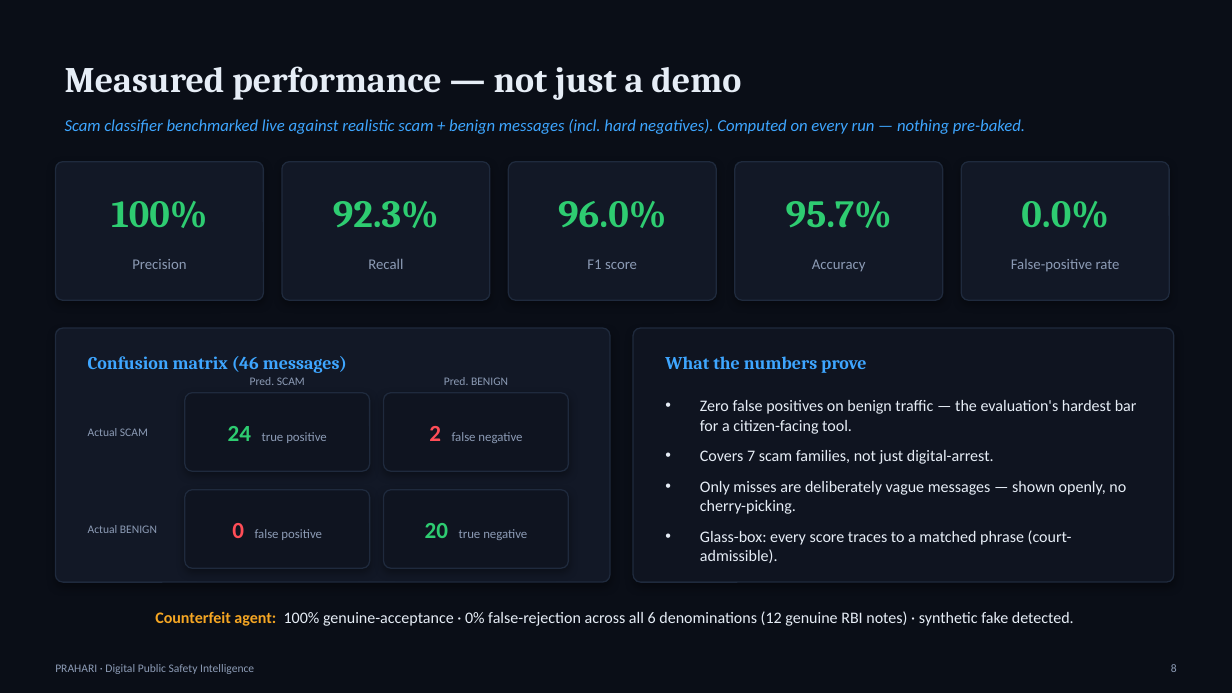
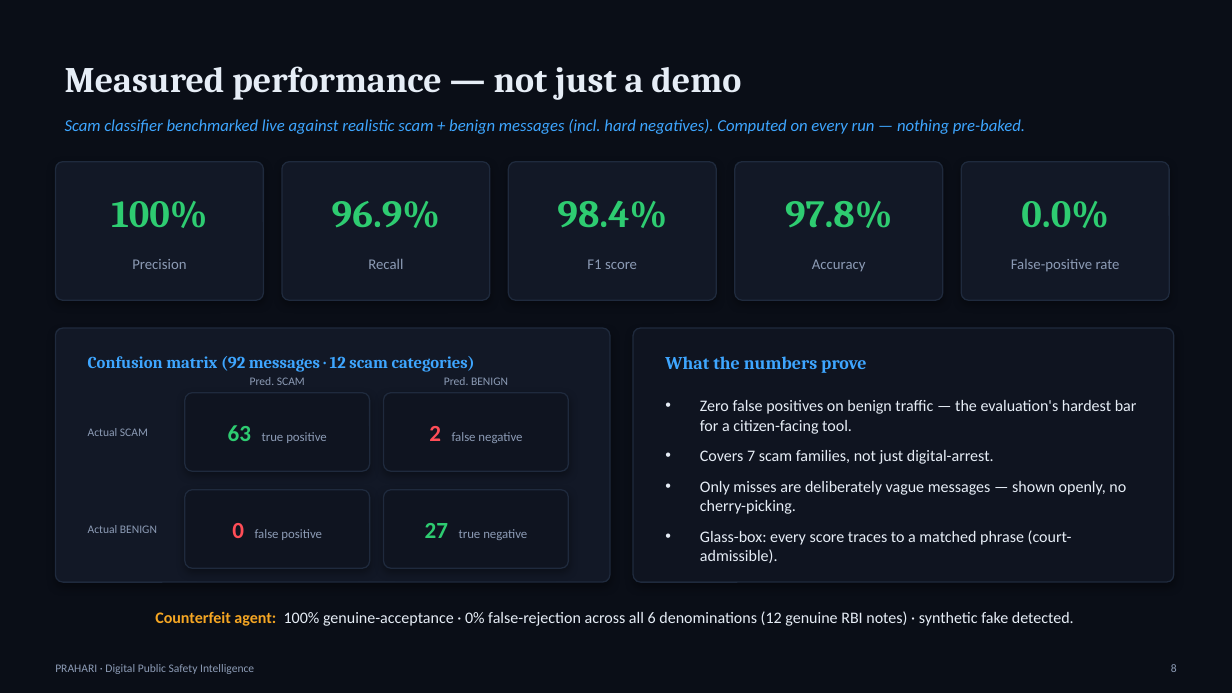
Before and after one commit to Ravianshu19/AI-for-Digital-Public-Safety, a slide deck: slide 8 of docs/Prahari_Pitch_Deck.pptx. Drawn at 1232x693 pixels with LibreOffice and Linux fonts; fonts in the diff are those of the drawing. Boxes give left, top, right and bottom in pixels: in the first picture for what was removed or moved away, otherwise in the second. Text is boxed around its words. In the diff, an @@ line names an element or a change of style, - is before the commit and + after.

Commit message:
Add Indian datasets: synthetic scam corpus, UPI fraud graph, NCRB geo, Kaggle scaffold
Scam detection:
- Synthetic Indian scam corpus (backend/scam_corpus.py, schema call_text/label/agency_claimed/risk)
- 12 categories incl investment/job/romance/UPI collect-request; +classifier groups
- Fix malformed UPI regex (was flagging benign UPI receipts) → FPR back to 0%
- Combined benchmark: 92 messages, precision 100%, recall 96.9%, F1 98.4%, FPR 0%

Fraud graph (Indian context):
- UPI IDs, Paytm/GPay wallets, bank accounts, crypto exits; upi_transfer edges
- Money-handle aware campaign intelligence; frontend legend/colours updated
- Kaggle PaySim scaffold (sample_data/fetch_kaggle.py + backend/kaggle_fraud.py)

Geospatial:
- Real NCRB 'Crime in India 2022' state cybercrime stats (sample_data CSV) + loader
- State bars + proportional map markers in the geo view

Docs: README data-sources table + metrics; deck updated; screenshots refreshed (+NCRB)

```diff
--- a/docs/Prahari_Pitch_Deck.pptx
+++ b/docs/Prahari_Pitch_Deck.pptx
@@ text at (x1=332, y1=201, x2=440, y2=228): text changed @@
-92.3%
+96.9%
@@ text at (x1=557, y1=201, x2=667, y2=228): text changed @@
-96.0%
+98.4%
@@ text at (x1=785, y1=201, x2=892, y2=228): text changed @@
-95.7%
+97.8%
@@ text at (x1=88, y1=356, x2=475, y2=372): text changed; size 14 to 13 pt @@
-Confusion matrix (46 messages)
+Confusion matrix (92 messages · 12 scam categories)
@@ text at (x1=228, y1=425, x2=327, y2=443): text changed @@
-24 true positive
+63 true positive
@@ text at (x1=425, y1=523, x2=527, y2=540): text changed @@
-20 true negative
+27 true negative
```
Also in this commit, not shown: 1 other slide changed, 28 other files.
